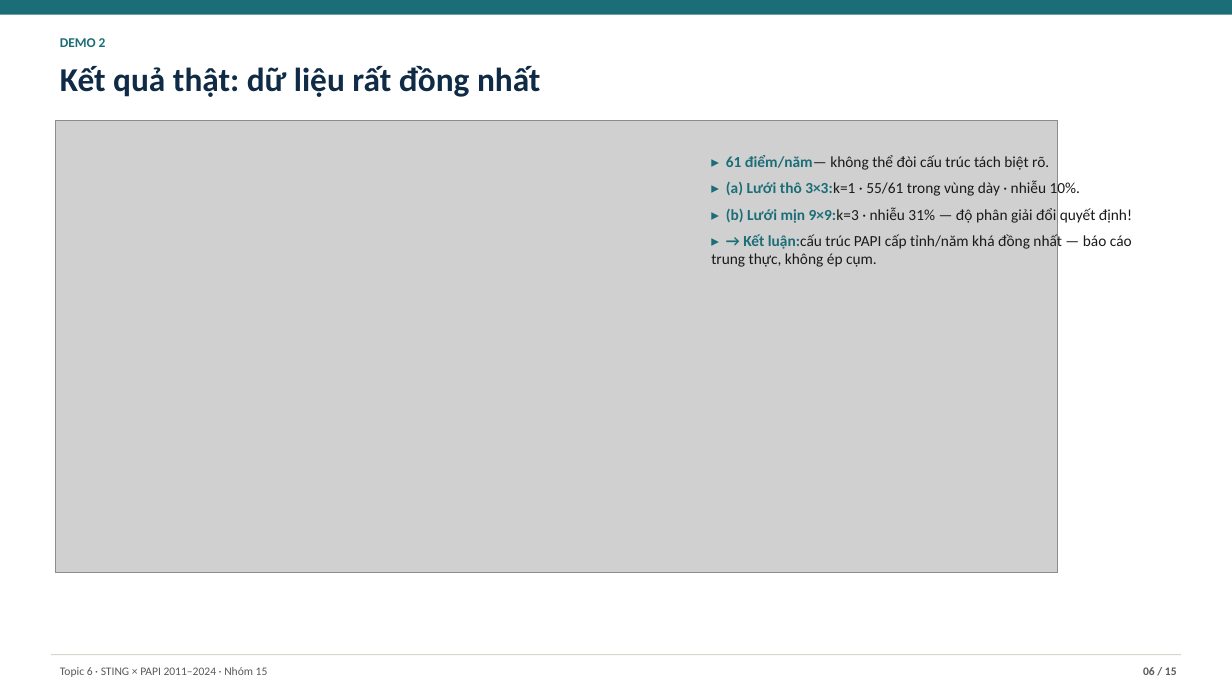
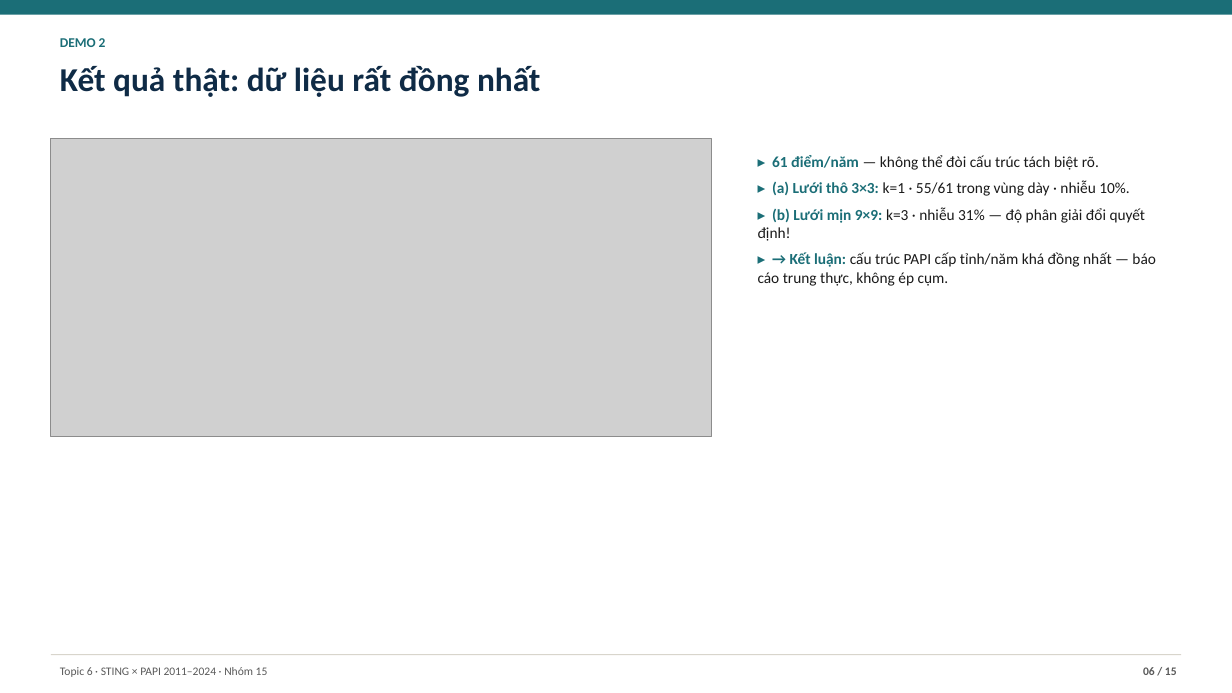
Before and after one commit to JasonTM17/Grid_Based_Sociology, a slide deck: slide 6 of slides/midterm.pptx. Drawn at 1232x693 pixels with LibreOffice and Linux fonts; fonts in the diff are those of the drawing; grey boxes stand for pictures. Boxes give left, top, right and bottom in pixels: in the first picture for what was removed or moved away, otherwise in the second. Text is boxed around its words. In the diff, an @@ line names an element or a change of style, - is before the commit and + after.

```diff
--- a/slides/midterm.pptx
+++ b/slides/midterm.pptx
@@ picture: place and size @@
-picture at [55,120,1058,573]
+picture at [51,139,712,437]
@@ text at [758,155,1156,286]: spaces changed @@
-▸ 61 điểm/năm— không thể đòi cấu trúc tách biệt rõ.
-▸ (a) Lưới thô 3×3:k=1 · 55/61 trong vùng dày · nhiễu 10%.
-▸ (b) Lưới mịn 9×9:k=3 · nhiễu 31% — độ phân giải đổi quyết định!
-▸ → Kết luận:cấu trúc PAPI cấp tỉnh/năm khá đồng nhất — báo cáo trung thực, không ép cụm.
+▸ 61 điểm/năm — không thể đòi cấu trúc tách biệt rõ.
+▸ (a) Lưới thô 3×3: k=1 · 55/61 trong vùng dày · nhiễu 10%.
+▸ (b) Lưới mịn 9×9: k=3 · nhiễu 31% — độ phân giải đổi quyết định!
+▸ → Kết luận: cấu trúc PAPI cấp tỉnh/năm khá đồng nhất — báo cáo trung thực, không ép cụm.
```
Also in this commit, not shown: 10 other slides changed, 1 other file.
